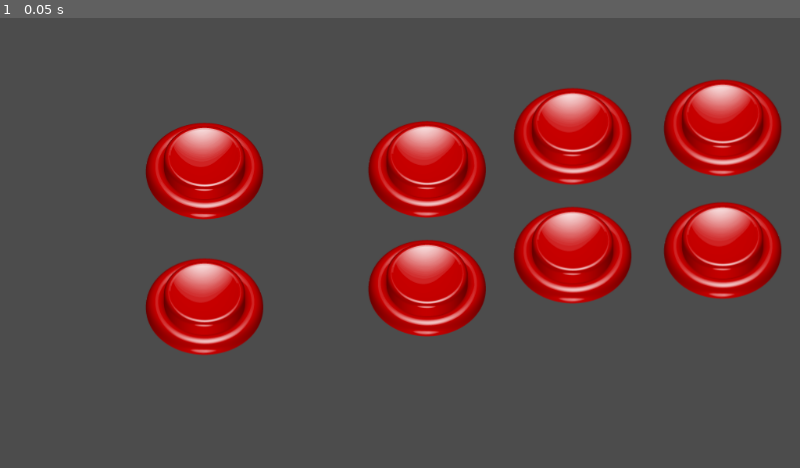
Above: before the commit, frame 1.
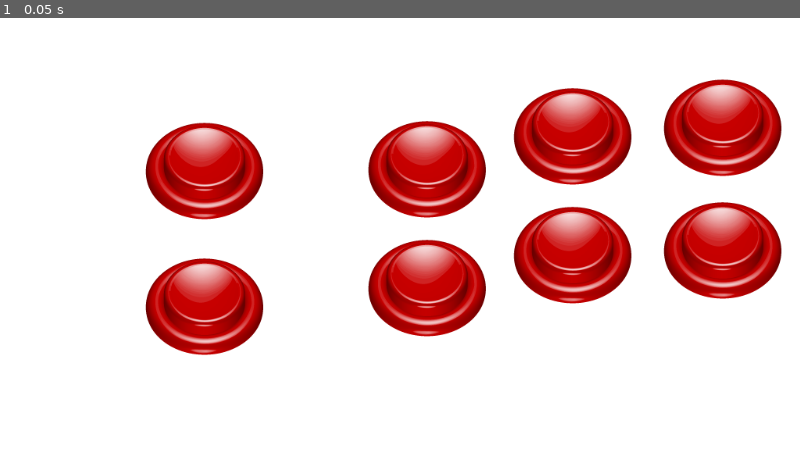
Above: after the commit, the same moment.

Repository: mtimkovich/satchmo_practice
Game: Godot game, scene res://Fightstick.tscn
Two runs of this game, one before a commit and one after it. Both use one fixed random seed, a clock stepped at 60 frames per second and the inputs below.
Inputs:
- Up to frame 1 (0.05 s): no input

The runs differ from the first frame. In frame 1, 81% of the frame differs, in the area x 0-100%, y 0-100%.

Commit message:
get fingerings

Diff:
--- a/Button.tscn
+++ b/Button.tscn
@@ -19,4 +19,6 @@
 position = Vector2( -0.25235, 2.27106 )
 shape = SubResource( 1 )
 
+[node name="Toot" type="AudioStreamPlayer" parent="."]
+
 [connection signal="input_event" from="Area2D" to="." method="_on_Area2D_input_event"]
--- /dev/null
+++ b/Fightstick.gd
@@ -0,0 +1,18 @@
+extends Node2D
+
+var previous = 0
+
+func _get_fingering(row):
+	var fingering = 0
+	for i in range(row.get_child_count()-1, -1, -1):
+		if row.get_child(i).pressed:
+			fingering += pow(2, i)
+	return fingering
+
+func _process(delta):
+	var top = _get_fingering($Top)
+	var bottom = _get_fingering($Bottom)
+	if top != previous:
+		if top != 0:
+			print(top)
+		previous = top
--- a/Fightstick.tscn
+++ b/Fightstick.tscn
@@ -1,29 +1,37 @@
-[gd_scene load_steps=2 format=2]
+[gd_scene load_steps=3 format=2]
 
-[ext_resource path="res://Button.tscn" type="PackedScene" id=1]
+[ext_resource path="res://Fightstick.gd" type="Script" id=1]
+[ext_resource path="res://Button.tscn" type="PackedScene" id=2]
 
 [node name="Fightstick" type="Node2D"]
+script = ExtResource( 1 )
 
-[node name="Button" parent="." instance=ExtResource( 1 )]
+[node name="Stick" type="Node2D" parent="."]
+
+[node name="Up" parent="Stick" instance=ExtResource( 2 )]
+position = Vector2( 261.921, 191.992 )
+
+[node name="Down" parent="Stick" instance=ExtResource( 2 )]
+position = Vector2( 261.921, 365.577 )
+
+[node name="Top" type="Node2D" parent="."]
+
+[node name="LP" parent="Top" instance=ExtResource( 2 )]
 position = Vector2( 546.839, 189.833 )
 
-[node name="Button7" parent="." instance=ExtResource( 1 )]
-position = Vector2( 261.921, 191.992 )
+[node name="MP" parent="Top" instance=ExtResource( 2 )]
+position = Vector2( 733.197, 147.639 )
 
-[node name="Button5" parent="." instance=ExtResource( 1 )]
+[node name="HP" parent="Top" instance=ExtResource( 2 )]
+position = Vector2( 925.197, 136.639 )
+
+[node name="Bottom" type="Node2D" parent="."]
+
+[node name="LK" parent="Bottom" instance=ExtResource( 2 )]
 position = Vector2( 546.839, 341.833 )
 
-[node name="Button8" parent="." instance=ExtResource( 1 )]
-position = Vector2( 261.921, 365.577 )
-
-[node name="Button2" parent="." instance=ExtResource( 1 )]
-position = Vector2( 733.197, 147.639 )
-
-[node name="Button6" parent="." instance=ExtResource( 1 )]
+[node name="MK" parent="Bottom" instance=ExtResource( 2 )]
 position = Vector2( 733.197, 299.639 )
 
-[node name="Button3" parent="." instance=ExtResource( 1 )]
-position = Vector2( 925.197, 136.639 )
-
-[node name="Button4" parent="." instance=ExtResource( 1 )]
+[node name="HK" parent="Bottom" instance=ExtResource( 2 )]
 position = Vector2( 925.197, 293.639 )
--- a/project.godot
+++ b/project.godot
@@ -22,6 +22,8 @@
 [display]
 
 window/size/height=576
+window/stretch/mode="2d"
+window/stretch/aspect="keep"
 
 [input]
 
@@ -31,6 +33,11 @@
  ]
 }
 
+[input_devices]
+
+pointing/emulate_touch_from_mouse=true
+
 [rendering]
 
+environment/default_clear_color=Color( 1, 1, 1, 1 )
 environment/default_environment="res://default_env.tres"
